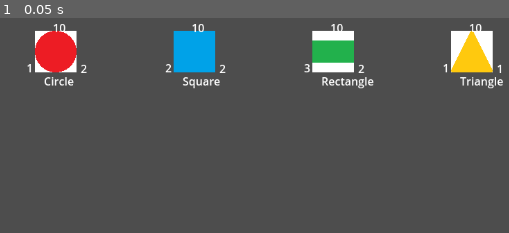
Above: before the commit, frame 1.
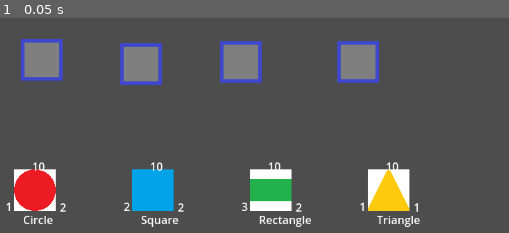
Above: after the commit, the same moment.

Repository: FettiHoria/CardGame2
Game: Godot game, scene res://Collection/collection.tscn
Same seed, same stepped clock (60 frames per second), same inputs: the game is played once before the commit and once after it. Before the commit the project starts from res://Scenes/collection.tscn.
Inputs:
- Up to frame 1 (0.05 s): no input

The runs differ from the first frame. In frame 1, 20% of the frame differs, in the area x 1-99%, y 2-98%.

Commit message:
se misca cartile wowwwww

Diff:
--- /dev/null
+++ b/Collection/Slots/slot.tscn
@@ -0,0 +1,10 @@
+[gd_scene load_steps=3 format=3 uid="uid://bvrrb66xybcx5"]
+
+[ext_resource type="Script" path="res://Collection/Slots/slot_1.gd" id="1_udo0u"]
+[ext_resource type="Texture2D" uid="uid://c27205y3xo3ca" path="res://images/emptySpot.png" id="2_2po1e"]
+
+[node name="Slot" type="Node2D"]
+script = ExtResource("1_udo0u")
+
+[node name="Sprite2D" type="Sprite2D" parent="."]
+texture = ExtResource("2_2po1e")
--- /dev/null
+++ b/Collection/Slots/slot_1.gd
@@ -0,0 +1,9 @@
+extends Node2D
+
+@export var slot_col_res : Collection_Slot
+@export var nr_slot: String
+
+
+func _ready() -> void:
+	#print(slot_col_res.slot_nr)
+	print(nr_slot)
--- /dev/null
+++ b/Collection/card_collection.gd
@@ -0,0 +1,60 @@
+extends Node2D
+
+@onready var sprite = $Sprite2D
+@onready var atk_label = $AttackLabel
+@onready var hlt_label = $HealthLabel
+@onready var lvl_label = $LevelLabel
+@onready var name_label = $NameLabel
+
+var initx: int
+var inity: int
+var dragThisNuts: bool = false
+
+func setname():
+	self.name_label = "bhuivjhjvh"
+
+
+func card_assemble(atk: String, hlt: String, lvl: String, name: String, img: String, pos_x: int, pos_y: int) -> void:
+	self.position.x = pos_x
+	self.position.y = pos_y
+
+	self.setInitialPosition(pos_x, pos_y)
+
+	self.atk_label.text = "" + str(atk)
+	self.hlt_label.text = str(hlt)
+	self.lvl_label.text = str(lvl)
+	self.name_label.text = str(name)
+	self.sprite.texture = load(str(img))
+
+
+func _ready():
+	pass
+
+func setInitialPosition(xint: int, yint: int):
+	self.initx = xint
+	self.inity = yint
+
+
+func _process(delta):
+	if self.dragThisNuts == true:
+		self.global_position = get_global_mouse_position()
+	if self.dragThisNuts == false:
+		self.position.x = initx
+		self.position.y = inity
+
+func getDragStatus():
+	return self.dragThisNuts
+
+
+
+func _on_area_2d_input_event(viewport: Node, event: InputEvent, shape_idx: int) -> void:
+	#print(event)
+	if (event is InputEventMouseButton):
+		self.dragThisNuts = event.pressed
+		print(self.dragThisNuts)
+
+
+
+func _on_area_2d_mouse_exited() -> void:
+	self.dragThisNuts = false
+	print(self.dragThisNuts)
--- a/Scenes/card_collection.tscn
+++ b/Collection/card_collection.tscn
@@ -1,18 +1,22 @@
-[gd_scene load_steps=3 format=3 uid="uid://lriy17o7lrei"]
+[gd_scene load_steps=4 format=3 uid="uid://lriy17o7lrei"]
 
-[ext_resource type="Script" path="res://Scenes/card_collection.gd" id="1_vwka3"]
+[ext_resource type="Script" path="res://Collection/card_collection.gd" id="1_k0xaa"]
+[ext_resource type="Texture2D" uid="uid://c27205y3xo3ca" path="res://images/emptySpot.png" id="2_dwoyx"]
 
 [sub_resource type="RectangleShape2D" id="RectangleShape2D_xin7e"]
+size = Vector2(60, 59)
 
 [node name="CardCollection" type="Node2D"]
-script = ExtResource("1_vwka3")
+script = ExtResource("1_k0xaa")
 
 [node name="Area2D" type="Area2D" parent="."]
 
 [node name="CollisionShape2D" type="CollisionShape2D" parent="Area2D"]
+position = Vector2(0, 0.5)
 shape = SubResource("RectangleShape2D_xin7e")
 
 [node name="Sprite2D" type="Sprite2D" parent="."]
+texture = ExtResource("2_dwoyx")
 
 [node name="AttackLabel" type="Label" parent="."]
 offset_left = -42.0
@@ -37,3 +41,6 @@
 offset_top = 31.0
 offset_right = 23.0
 offset_bottom = 54.0
+
+[connection signal="input_event" from="Area2D" to="." method="_on_area_2d_input_event"]
+[connection signal="mouse_exited" from="Area2D" to="." method="_on_area_2d_mouse_exited"]
--- a/Scenes/collection.gd
+++ b/Collection/collection.gd
@@ -1,11 +1,18 @@
 extends Node2D
 
-var card_scene_path = "res://Scenes/card_collection.tscn"
+var card_scene_path = "res://Collection/card_collection.tscn"
+
+@onready var slot1 = $Slot1
+@onready var slot2 = $Slot2
+@onready var slot3 = $Slot3
+@onready var slot4 = $Slot4
 
 
 var collection_list = {}
 
 func _ready():
+
+
 
 	#print(CollectionDataRead.collection_data)
 	print(CollectionDataRead.allCards_data.size())
@@ -17,5 +24,5 @@
 		var sprite_path = CollectionDataRead.get_sprite_path(card)
 		collection_list[i] = load(card_scene_path).instantiate()
 		add_child(collection_list[i])
-		collection_list[i].card_assemble(str(stats["attack"]), str(stats["health"]), str(stats["xp_max"]), str(card), str(sprite_path), i*200, 200)
+		collection_list[i].card_assemble(str(stats["attack"]), str(stats["health"]), str(stats["xp_max"]), str(card), str(sprite_path), i*170, 400)
 		i += 1
--- /dev/null
+++ b/Collection/collection.tscn
@@ -0,0 +1,28 @@
+[gd_scene load_steps=4 format=3 uid="uid://cg26wo0ym7c5s"]
+
+[ext_resource type="Script" path="res://Collection/collection.gd" id="1_l1jn5"]
+[ext_resource type="PackedScene" uid="uid://bvrrb66xybcx5" path="res://Collection/Slots/slot.tscn" id="2_7krqk"]
+[ext_resource type="Resource" uid="uid://dqakb7eet25d4" path="res://Resources/collection_slot.tres" id="3_twect"]
+
+[node name="collection" type="Node2D"]
+script = ExtResource("1_l1jn5")
+
+[node name="Slot1" parent="." instance=ExtResource("2_7krqk")]
+position = Vector2(180, 212)
+slot_col_res = ExtResource("3_twect")
+nr_slot = "1"
+
+[node name="Slot2" parent="." instance=ExtResource("2_7krqk")]
+position = Vector2(323, 218)
+slot_col_res = ExtResource("3_twect")
+nr_slot = "2"
+
+[node name="Slot3" parent="." instance=ExtResource("2_7krqk")]
+position = Vector2(467, 215)
+slot_col_res = ExtResource("3_twect")
+nr_slot = "3"
+
+[node name="Slot4" parent="." instance=ExtResource("2_7krqk")]
+position = Vector2(636, 215)
+slot_col_res = ExtResource("3_twect")
+nr_slot = "4"
--- a/Resources/collection_card.tres
+++ /dev/null
@@ -1,3 +0,0 @@
-[gd_resource type="Resource" format=3 uid="uid://chq5p75k1b8na"]
-
-[resource]
--- /dev/null
+++ b/Resources/collection_slot.tres
@@ -0,0 +1,7 @@
+[gd_resource type="Resource" script_class="Collection_Slot" load_steps=2 format=3 uid="uid://dqakb7eet25d4"]
+
+[ext_resource type="Script" path="res://Resources/slot_script.gd" id="1_iwsne"]
+
+[resource]
+script = ExtResource("1_iwsne")
+slot_nr = "1"
--- /dev/null
+++ b/Resources/slot_script.gd
@@ -0,0 +1,7 @@
+extends Resource
+class_name Collection_Slot
+
+@export var slot_nr: String
+
+func _ready() -> void:
+	print(slot_nr)
--- a/Scenes/card_collection.gd
+++ /dev/null
@@ -1,25 +0,0 @@
-extends Node2D
-
-@onready var sprite = $Sprite2D
-@onready var atk_label = $AttackLabel
-@onready var hlt_label = $HealthLabel
-@onready var lvl_label = $LevelLabel
-@onready var name_label = $NameLabel
-
-
-func setname():
-	self.name_label = "bhuivjhjvh"
-
-
-func card_assemble(atk: String, hlt: String, lvl: String, name: String, img: String, pos_x: int, pos_y: int) -> void:
-	self.position.x = pos_x
-	self.position.y = pos_y
-	self.atk_label.text = "" + str(atk)
-	self.hlt_label.text = str(hlt)
-	self.lvl_label.text = str(lvl)
-	self.name_label.text = str(name)
-	self.sprite.texture = load(str(img))
-
-
-func _ready():
-	pass
--- a/Scenes/collection.tscn
+++ /dev/null
@@ -1,6 +0,0 @@
-[gd_scene load_steps=2 format=3 uid="uid://cg26wo0ym7c5s"]
-
-[ext_resource type="Script" path="res://Scenes/collection.gd" id="1_eilqr"]
-
-[node name="collection" type="Node2D"]
-script = ExtResource("1_eilqr")
--- a/project.godot
+++ b/project.godot
@@ -11,7 +11,7 @@
 [application]
 
 config/name="Card Game 2"
-run/main_scene="res://Scenes/collection.tscn"
+run/main_scene="res://Collection/collection.tscn"
 config/features=PackedStringArray("4.3", "Forward Plus")
 config/icon="res://icon.svg"
 
@@ -19,3 +19,11 @@
 
 CollectionDataRead="*res://DataScripts/collection_data_read.gd"
 ProgressData="res://DataScripts/progress_data.gd"
+
+[input]
+
+left_click={
+"deadzone": 0.5,
+"events": [Object(InputEventMouseButton,"resource_local_to_scene":false,"resource_name":"","device":-1,"window_id":0,"alt_pressed":false,"shift_pressed":false,"ctrl_pressed":false,"meta_pressed":false,"button_mask":0,"position":Vector2(0, 0),"global_position":Vector2(0, 0),"factor":1.0,"button_index":1,"canceled":false,"pressed":false,"double_click":false,"script":null)
+]
+}
